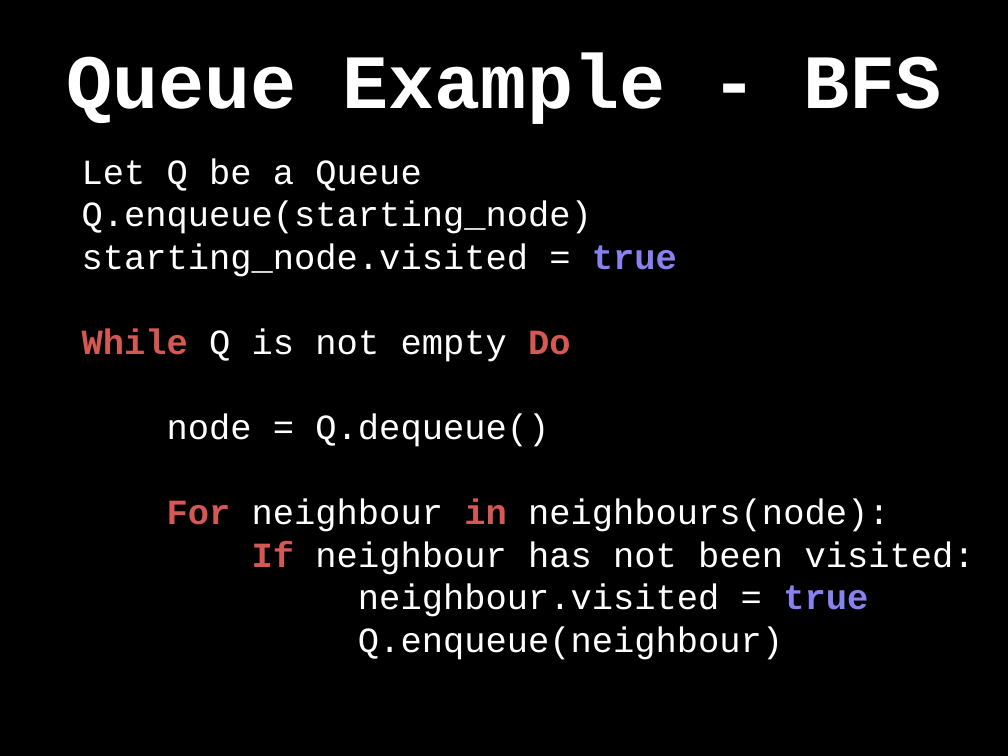
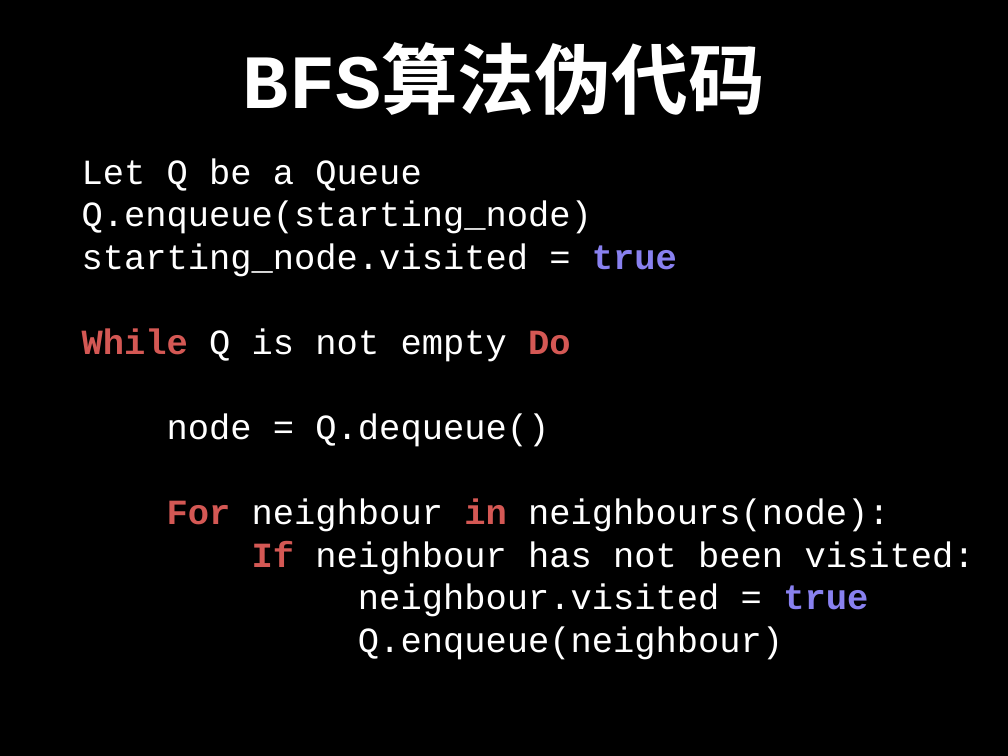
Before and after one commit to spring2go/Algorithms, a slide deck: slide 33 of slides/datastructures/queue/Queue.pptx (slide 46 before the commit). Drawn at 1008x756 pixels with LibreOffice and Linux fonts; fonts in the diff are those of the drawing. Boxes give left, top, right and bottom in pixels: in the first picture for what was removed or moved away, otherwise in the second. Text is boxed around its words. In the diff, an @@ line names an element or a change of style, - is before the commit and + after.

Commit message:
add queue skeleton code

```diff
--- a/slides/datastructures/queue/Queue.pptx
+++ b/slides/datastructures/queue/Queue.pptx
@@ title at <box>243,52,765,115</box>: text changed @@
-Queue Example - BFS
+BFS算法伪代码
```
Also in this commit, not shown: 37 other slides changed, 5 slides added, 4 slides removed, 3 other files.
